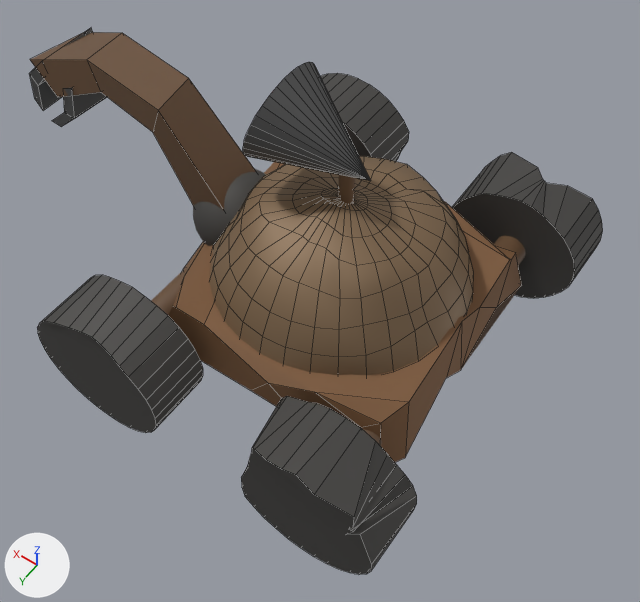
A saved change to the Blender file BBC/Assets/robots anim/robot3.blend.
Rendered twice from a 50 mm camera at (-2.34, 3.54, 5.91) aimed at (0.01, 0.25, 0.75). Every picture has the same lights, and +X, +Y and +Z are marked at lower left. Mesh edges are drawn as thin lines on the coarser meshes.

The first picture shows 'Конус', 'Куб', 'Куб.003', 'Сфера', 'Сфера.001', 'Цилиндр'.
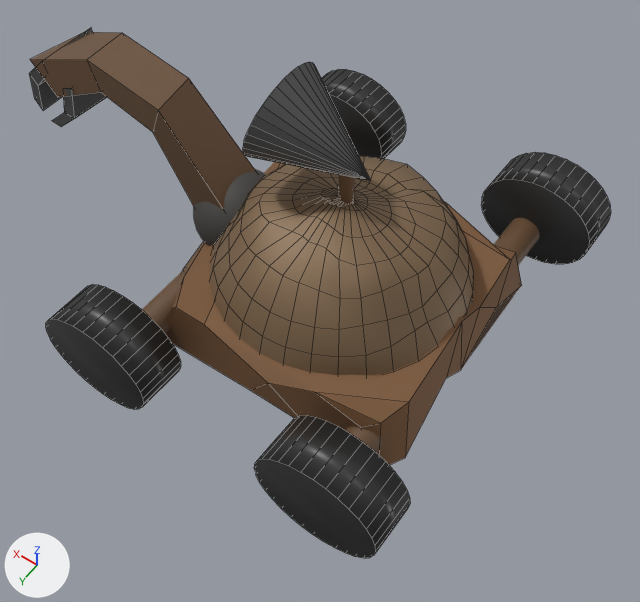
Where the change shows, as pixel boxes [x1, y1, x2, y2] in the pictures (640 x 602 px):
```json
{"object": "Цилиндр", "change": "deleted", "before": [37, 73, 603, 574]}
{"object": "Цилиндр.003", "change": "added", "after": [254, 415, 410, 558], "on screen": "black"}
{"object": "Цилиндр.002", "change": "added", "after": [46, 284, 181, 409], "on screen": "black"}
{"object": "Цилиндр.006", "change": "added", "after": [481, 152, 611, 264], "on screen": "black"}
{"object": "Цилиндр.007", "change": "added", "after": [321, 70, 406, 159], "on screen": "black"}
{"object": "Цилиндр.005", "change": "unchanged, uncovered by the edit", "before": [363, 236, 526, 446], "after": [345, 218, 539, 453]}
```

The change, as JSON lines over the scene's bpy script:
```json
{"op": "add", "block": "mat_material_020", "code": ["mat_material_020 = principled_material('Material.020')", "mat_material_020.base_color = (0.0254, 0.0254, 0.0254)  # black #2c2c2c", "mat_material_020.roughness = 0.4"]}
{"op": "add", "block": "mat_material_019", "code": ["mat_material_019 = principled_material('Material.019')", "mat_material_019.base_color = (0.0254, 0.0254, 0.0254)  # black #2c2c2c", "mat_material_019.roughness = 0.4"]}
{"op": "add", "block": "mat_material_018", "code": ["mat_material_018 = principled_material('Material.018')", "mat_material_018.base_color = (0.0254, 0.0254, 0.0254)  # black #2c2c2c", "mat_material_018.roughness = 0.4"]}
{"op": "add", "block": "mat_material_017", "code": ["mat_material_017 = principled_material('Material.017')", "mat_material_017.base_color = (0.0254, 0.0254, 0.0254)  # black #2c2c2c", "mat_material_017.roughness = 0.4"]}
{"op": "add", "block": "me_цилиндр_003", "code": ["me_цилиндр_003 = bpy.data.meshes.new('Цилиндр.003')", "me_цилиндр_003.from_pydata(...)  # a 32-sided cylinder along z spanning x -1.0..1.0, y -1.0..1.0, z -1.0..1.0", "me_цилиндр_003.materials.append(mat_material_020)  # black #2c2c2c"]}
{"op": "add", "block": "me_цилиндр_002", "code": ["me_цилиндр_002 = bpy.data.meshes.new('Цилиндр.002')", "me_цилиндр_002.from_pydata(...)  # a 32-sided cylinder along z spanning x -1.0..1.0, y -1.0..1.0, z -1.0..1.0", "me_цилиндр_002.materials.append(mat_material_019)  # black #2c2c2c"]}
{"op": "add", "block": "me_цилиндр_001", "code": ["me_цилиндр_001 = bpy.data.meshes.new('Цилиндр.001')", "me_цилиндр_001.from_pydata(...)  # a 32-sided cylinder along z spanning x -1.0..1.0, y -1.0..1.0, z -1.0..1.0", "me_цилиндр_001.materials.append(mat_material_018)  # black #2c2c2c"]}
{"op": "add", "block": "me_цилиндр_029", "code": ["me_цилиндр_029 = bpy.data.meshes.new('Цилиндр.029')", "me_цилиндр_029.from_pydata(...)  # a 32-sided cylinder along z spanning x -1.0..1.0, y -1.0..1.0, z -1.0..1.0", "me_цилиндр_029.materials.append(mat_material_017)  # black #2c2c2c"]}
{"op": "remove", "block": "ob_цилиндр", "code": ["ob_цилиндр = bpy.data.objects.new('Цилиндр', me_цилиндр_035)", "ob_цилиндр.location = (0.957, -1.396, 0.61)", "ob_цилиндр.rotation_euler = (1.569, 0.0, 0.0)  # degrees (90, 0, 0)", "ob_цилиндр.scale = (0.564, 0.518, 0.253)"]}
{"op": "add", "block": "ob_цилиндр_007", "code": ["ob_цилиндр_007 = bpy.data.objects.new('Цилиндр.007', me_цилиндр_003)", "ob_цилиндр_007.location = (1.0, -1.587, 0.683)", "ob_цилиндр_007.rotation_euler = (0.0, -1.557, -1.582)  # degrees (0, -89, -91)", "ob_цилиндр_007.scale = (0.387, 0.472, 0.195)"]}
{"op": "add", "block": "ob_цилиндр_006", "code": ["ob_цилиндр_006 = bpy.data.objects.new('Цилиндр.006', me_цилиндр_002)", "ob_цилиндр_006.location = (-0.912, -1.587, 0.726)", "ob_цилиндр_006.rotation_euler = (0.0, -1.557, -1.582)  # degrees (0, -89, -91)", "ob_цилиндр_006.scale = (0.387, 0.472, 0.195)"]}
{"op": "add", "block": "ob_цилиндр_003", "code": ["ob_цилиндр_003 = bpy.data.objects.new('Цилиндр.003', me_цилиндр_001)", "ob_цилиндр_003.location = (-0.912, 1.413, 0.726)", "ob_цилиндр_003.rotation_euler = (0.0, -1.557, -1.582)  # degrees (0, -89, -91)", "ob_цилиндр_003.scale = (0.387, 0.472, 0.195)"]}
{"op": "add", "block": "ob_цилиндр_002", "code": ["ob_цилиндр_002 = bpy.data.objects.new('Цилиндр.002', me_цилиндр_029)", "ob_цилиндр_002.location = (1.0, 1.413, 0.683)", "ob_цилиндр_002.rotation_euler = (0.0, -1.557, -1.582)  # degrees (0, -89, -91)", "ob_цилиндр_002.scale = (0.387, 0.472, 0.195)"]}
```
